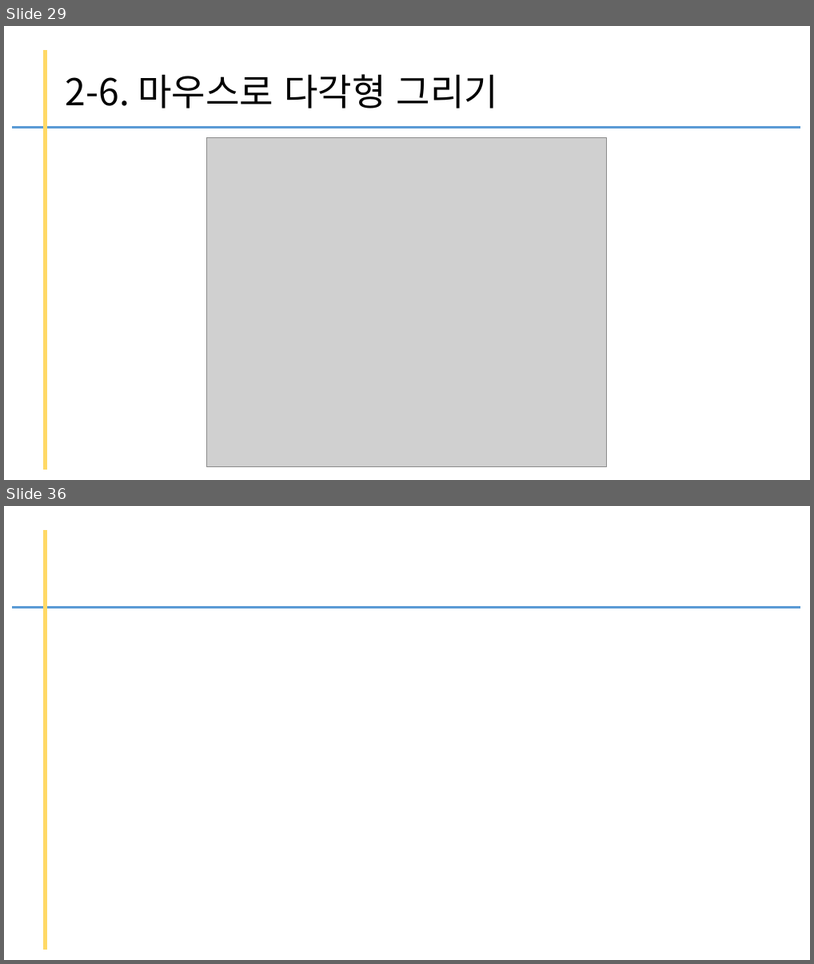
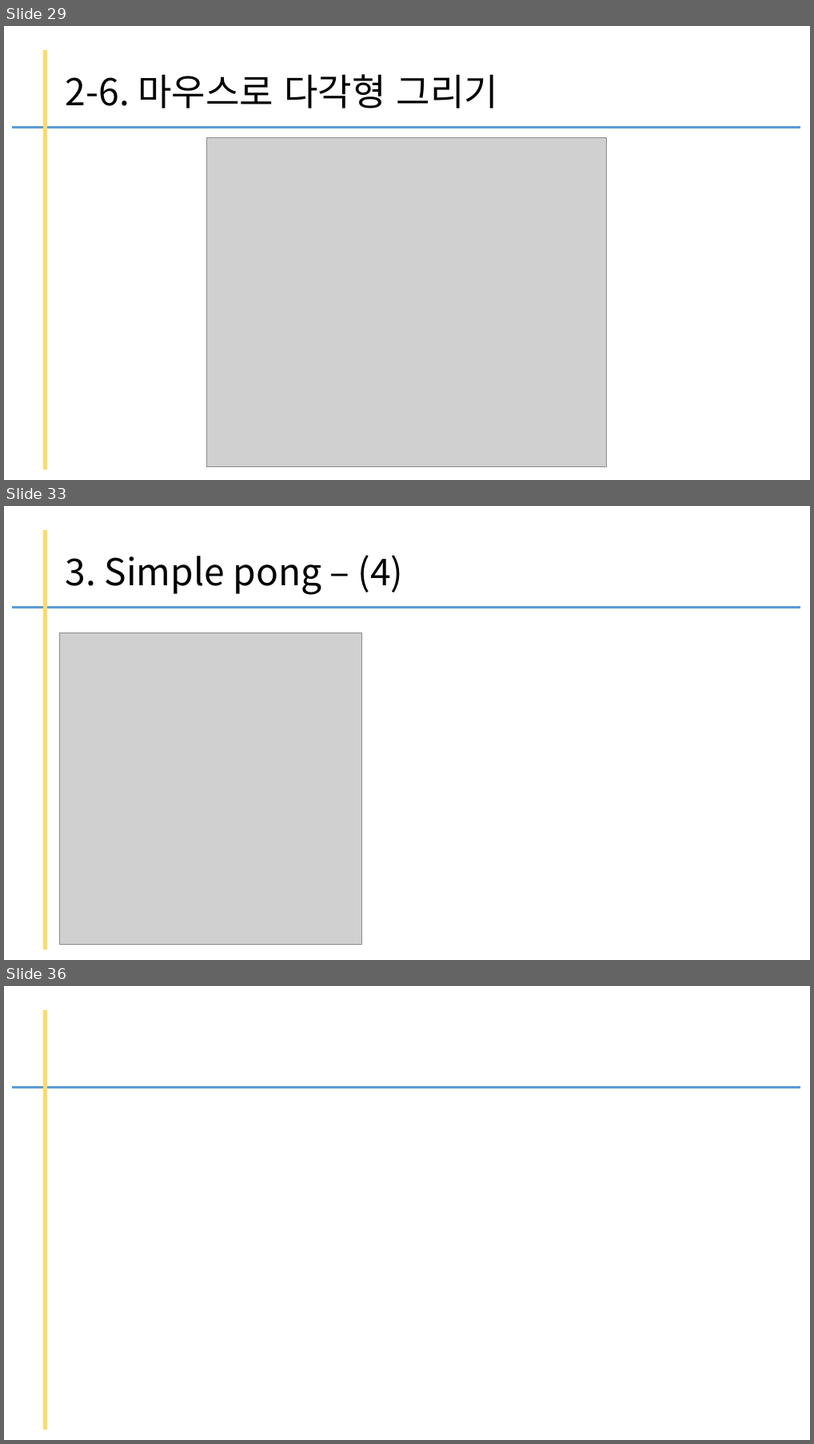
Before and after one commit to kig2929kig/ui, a slide deck: pygame.pptx. Shown one above the other, each under a label of ours: slides 29 and 36 before the commit, slides 29, 33 and 36 after it; the slides between them are not shown. The pictures are 814x964 and 814x1444 pixels, drawn with LibreOffice and Linux fonts; fonts in the diff are those of the drawing; grey boxes stand for pictures. Boxes give left, top, right and bottom in pixels: in the first picture for what was removed or moved away, otherwise in the second. Text is boxed around its words. In the diff, an @@ line names an element or a change of style, - is before the commit and + after.

```diff
--- a/pygame.pptx
+++ b/pygame.pptx
@@ slide 33 added at bbox=[4, 506, 810, 960], background #FFFFFF @@
@@ line added from (45, 530) to (45, 949), #FFD966 4.5 pt @@
@@ title added at bbox=[66, 555, 404, 595], 44 pt, text #000000 @@
+3. Simple pong – (4)
@@ line added from (13, 607) to (802, 607), #5B9BD5 3 pt @@
@@ picture added at bbox=[60, 633, 362, 944] @@
```
Also in this commit, not shown: 3 slides changed, 2 other slides added, 3 slides removed.
